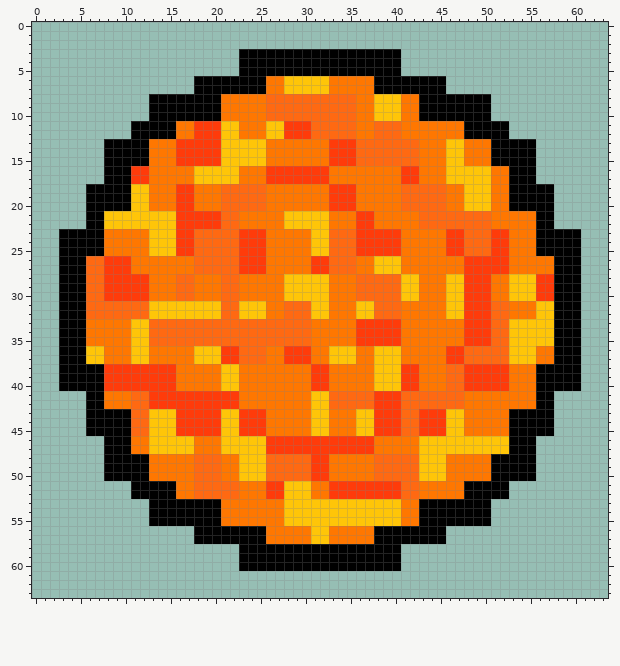
One commit to this pixel-art sprite: sprites/spr_sector_star/a934967c-dafd-49e0-a7d8-57f8559ef015.png. That is the earlier state.
The file is 64x64 pixels.
And afterwards:
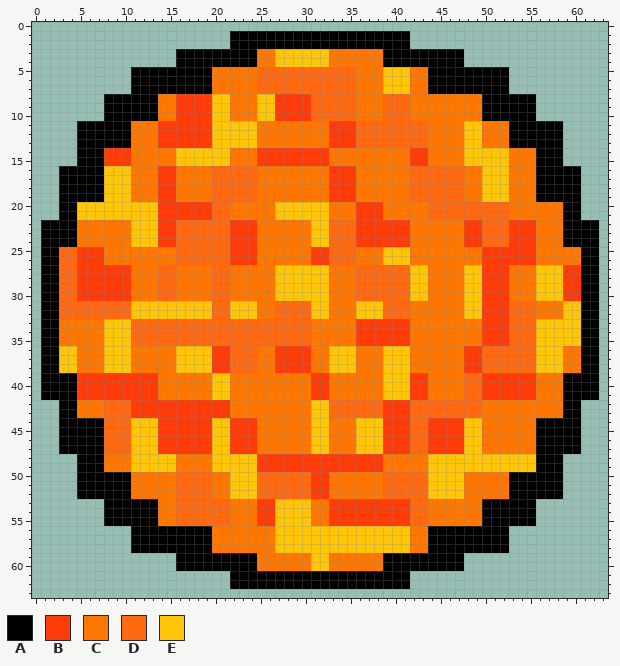
Palette (. is transparent): A #000000  B #ff3b0a  C #ff7700  D #ff6912  E #ffc508
Diff:
Changed rows in their new state; - is an unchanged pixel.
first column x 1:
 1 ---------------------AAAAAAAAAAAAAAAAAAAA---------------------
 2 ---------------------AAAAAAAAAAAAAAAAAAAA---------------------
 3 ---------------AAAAAAA--CCEEEEEECCCCCC--AAAAAAA---------------
 4 ---------------AAAAAAA--CCEEEEEECCCCCC--AAAAAAA---------------
 5 ----------AAAAAAAAACCCCCDDDDDDDDDDDCCCEEECCAAAAAAAAA----------
 6 ----------AAAAAAA--CCCCCDDDDDDDDDDD--CEEECC--AAAAAAA----------
 7 ----------AAAAAAA--CCCCCDDDDDDDDDDD--CEEECC--AAAAAAA----------
 8 -------AAAAA-CCBBBBEE---EEBBBB-------CDDD-CCCCCCC-AAAAA-------
 9 -------AAAAA-CCBBBBEE---EEBBBB-------CDDD-CCCCCCC-AAAAA-------
10 -------AAAAA-CCBBBBEE---EEBBBB-------CDDD-CCCCCCC-AAAAA-------
11 ----AAAAAACCCBBBB--E--EE-CCCCCCCBBBDD---DDD----EECCCAAAAAA----
12 ----AAAAAACCCBBBB--E--EE-CCCCCCCBBBDD---DDD----EECCCAAAAAA----
13 ----AAA---CC-BB----E----C-----------------D--CCEE-CC---AAA----
14 ----AAABBBCC---EEEEE-CCCBBBBBBBBCCCCCCCCCBB--CCEEEEECCCAAA----
15 ----AAABBBCC---EEEEE-CCCBBBBBBBBCCCCCCCCCBB--CCEEEEECCCAAA----
16 --AAAAAEEECC-BB--CCDDDDD-CCCCCCCBBB-----CDDDDDDCC-EECCCAAAAA--
17 --AAAAAEEECC-BB--CCDDDDD-CCCCCCCBBB-----CDDDDDDCC-EECCCAAAAA--
18 --AAA--EEECC-BBCC--D----C---------------C----DDCC-EECCC--AAA--
19 --AAA--EEECC-BBCC--D----C---------------C----DDCC-EECCC--AAA--
20 --AAEEEEEE--EBB--BBD-CCCC-EEEEEECCCBBB--CCC--DDDDDDDCCCCCCAA--
21 --AAEEE------BB----D-C----E----------B----C-------DD---CCCAA--
22 AAAACCCCCC---BBDDDDD-BBB---CCC--DDD--BBBB-CCCCCBB-DDBBBCCCAAAA
23 AA--CCC---EE-BBDD----B--C---------------B----CCBB-DDBBBCCC--AA
24 AA--CCC---EE-BBDD----B--C---------------B----CCBB-DDBBBCCC--AA
25 AADDBBB-----CCCDD----B--C-----BB---CCCEEE----CCCCB--BBBCCCCCAA
26 AADDBBBCCC-----DD----B--C------------C--E------CC---BBB--CCCAA
27 AADDBBB------DD--CC--CCCC-EEEEEECCCDDDDDDEE----EE------EEEBBAA
28 AADDBBB---CC-DDCC--D-C----E-------------D-E--CCEE-BBCCCEEEBBAA
29 AADDBBB---CC-DDCC--D-C----E-------------D-E--CCEE-BBCCCEEEBBAA
30 AADDBBB---CC-DDCC--D-C----E-------------D-E--CCEE-BBCCCEEEBBAA
31 AADDD-----EE-------D-E--C-D----------E--D----CCEE-BBDDDCCCEEAA
32 AADDD-----EE-------D-E--C-D----------E--D----CCEE-BBDDDCCCEEAA
33 AACCC--EEEDD----------------------------B------CC-BBDDD--EEEAA
34 AACCC--EEEDD----------------------------B------CC-BBDDD--EEEAA
35 AACCC--EEEDD----------------------------B------CC-BBDDD--EEEAA
36 AAEECCCEEECC---EE--B-D--C-B----------C--E----CCBB---DDDEEECCAA
37 AAEECCCEEECC---EE--B-D--C-B----------C--E----CCBB---DDDEEECCAA
38 AAEECCCEEECCCCCEEEEBBDDD--BBBBCCEEE--C--EC---CC--DDDDDDEEECCAA
39 AA--BBB------CC----E-C---------------C--E-B--CCDD---BBBCCC--AA
40 AA--BBB------CC----E-C---------------C--E-B--CCDD---BBBCCC--AA
41 AAAABBBBBBBB-CCCCCCEEC--------BBCCCCCCEEEBBCCCCDDBBBBBBCCCAAAA
42 --AACCCDDDBB---------C---------------D--B------DD------CCCAA--
43 --AACCCDDDBBBBB-----BCCCC-------DDDDDD--B-DDDDDDD---CCCCCCAA--
44 --AAA--DDDEE-BB----E-B--C------------E--B-D--BBEE---CCC--AAA--
45 --AAA--DDDEE-BB----E-B--C------------E--B-D--BBEE---CCC--AAA--
46 --AAAAADDDEE-BBBBBBE-BBBCCCCCCEECCCEEEBBBDDBBBB--CCCCCCAAAAA--
47 --AAAAADDDEE-BBBBBBE-BBBCCCCCCEECCCEEEBBBDDBBBB--CCCCCCAAAAA--
48 ----AAACCCEEEEE--CCEEE--BBBBBB--BBBBBBCCCCC--EEEEEEEEEEAAA----
49 ----AAACCCEEEEE--CCEEE--BBBBBB--BBBBBBCCCCC--EEEEEEEEEEAAA----
50 ----AAA---CC---DD--C-E--D------------C----D--EE---CC---AAA----
51 ----AAAAAACCCCCDD--CCEEEDDDDDDBBCCCCCCDD--DEEEECCCCCAAAAAA----
52 ----AAAAAACCCCCDD--CCEEEDDDDDDBBCCCCCCDD--DEEEECCCCCAAAAAA----
53 -------AAAAA-CCDDDDDD---BBE---CCBBBBBBBBBDDCCCCCC-AAAAA-------
54 -------AAAAA-CCDDDDDD---BBE---CCBBBBBBBBBDDCCCCCC-AAAAA-------
55 -------AAAAA-CCDDDDDD---BBE---CCBBBBBBBBBDDCCCCCC-AAAAA-------
56 ----------AAAAAAA--CCCCCC-EEEE--EEEEEEEEECC--AAAAAAA----------
57 ----------AAAAAAA--CCCCCC-EEEE--EEEEEEEEECC--AAAAAAA----------
58 ----------AAAAAAAAACCCCCCCEEEEEEEEEEEEEEECCAAAAAAAAA----------
59 ---------------AAAAAAA--CCCCCCEECCCCCC--AAAAAAA---------------
60 ---------------AAAAAAA--CCCCCCEECCCCCC--AAAAAAA---------------
61 ---------------------AAAAAAAAAAAAAAAAAAAA---------------------
62 ---------------------AAAAAAAAAAAAAAAAAAAA---------------------
Changed places in both pictures, as pixel boxes (x1, y1, x2, y2):
changed: (41, 31, 599, 589)
